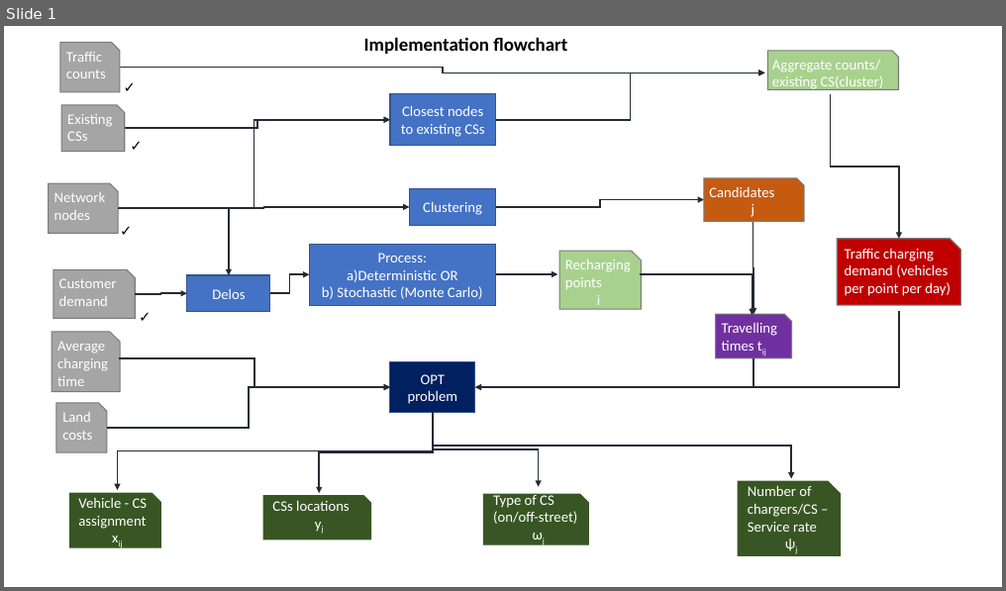
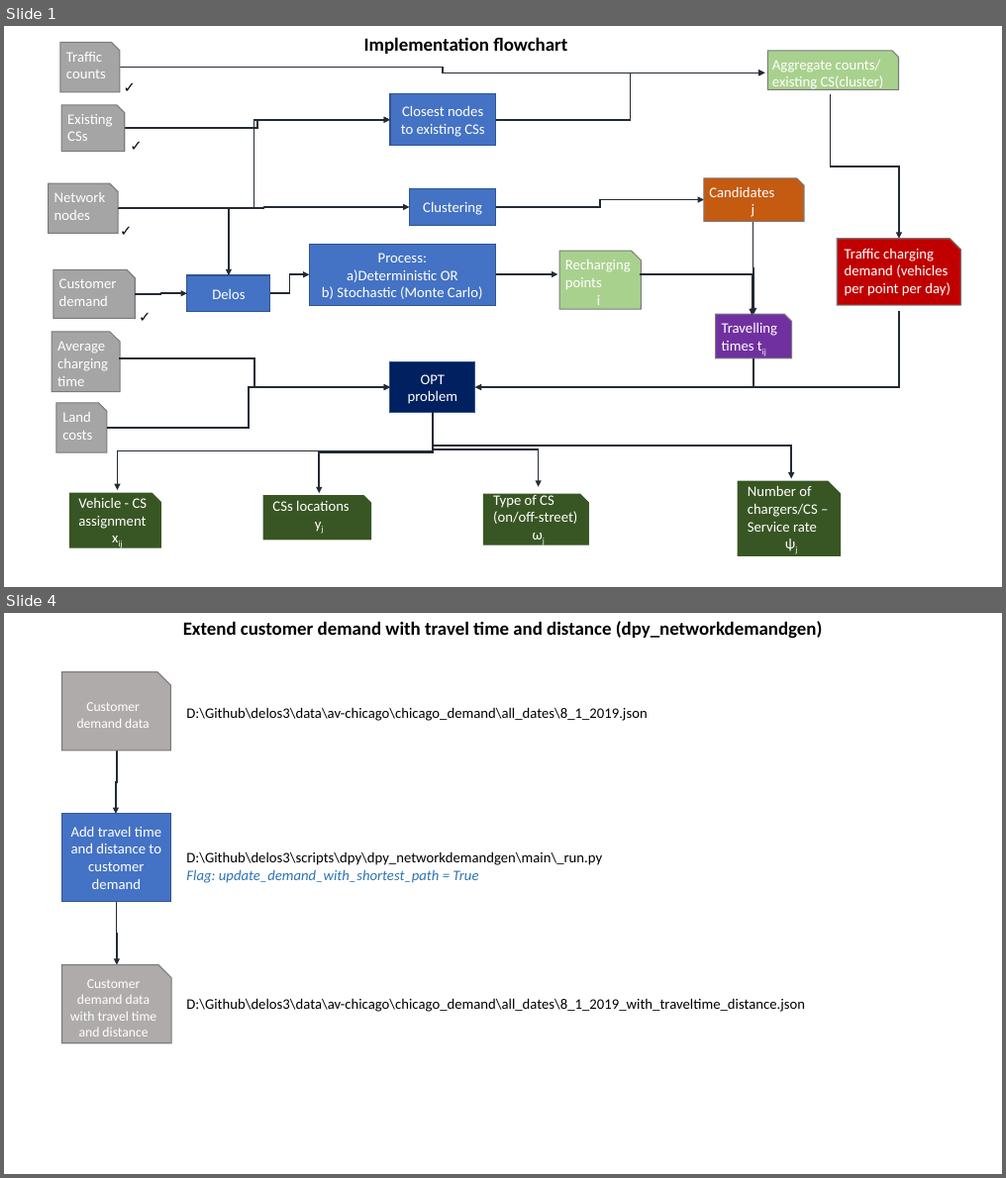
Before and after one commit to lefteran/EV-chargers, a slide deck: FLPv2/implementation flowchart.pptx. Shown one above the other, each under a label of ours: slide 1 before the commit, slides 1 and 4 after it; the slides between them are not shown. The pictures are 1006x591 and 1006x1178 pixels, drawn with LibreOffice and Linux fonts; fonts in the diff are those of the drawing. Boxes give left, top, right and bottom in pixels: in the first picture for what was removed or moved away, otherwise in the second. Text is boxed around its words. In the diff, an @@ line names an element or a change of style, - is before the commit and + after.

Commit message:
optimal solution using pulp - changes for the new version of Delos

```diff
--- a/FLPv2/implementation flowchart.pptx
+++ b/FLPv2/implementation flowchart.pptx
@@ slide 4 added at [4,613,1002,1174], background #FFFFFF @@
@@ text added at [183,621,823,639], 18 pt, text #000000, bold @@
+Extend customer demand with travel time and distance (dpy_networkdemandgen)
@@ snip rect added at [61,672,170,751], fill #AFABAB, outline #7A7A7A 1 pt, 13 pt, text #FFFFFF @@
+Customer demand data
@@ text added at [186,707,647,721], 14 pt, text #000000 @@
+D:\Github\delos3\data\av-chicago\chicago_demand\all_dates\8_1_2019.json
@@ elbow arrow added from (117, 751) to (116, 814), #222A35 1.5 pt @@
@@ rectangle added at [61,814,170,901], fill #4472C4, outline #325491 1 pt, 14 pt, text #FFFFFF @@
+Add travel time and distance to customer demand
@@ text added at [186,852,602,883], 14 pt, text #000000 @@
+D:\Github\delos3\scripts\dpy\dpy_networkdemandgen\main\_run.py
+Flag: update_demand_with_shortest_path = True
@@ elbow arrow added from (116, 901) to (117, 964), #222A35 1.5 pt @@
@@ snip rect added at [61,964,171,1044], fill #AFABAB, outline #7A7A7A 1 pt, 13 pt, text #FFFFFF @@
+Customer demand data with travel time and distance
@@ text added at [186,998,805,1012], 14 pt, text #000000 @@
+D:\Github\delos3\data\av-chicago\chicago_demand\all_dates\8_1_2019_with_traveltime_distance.json
```
Also in this commit, not shown: 4 slides changed, 2 other slides added, 8 other files.
